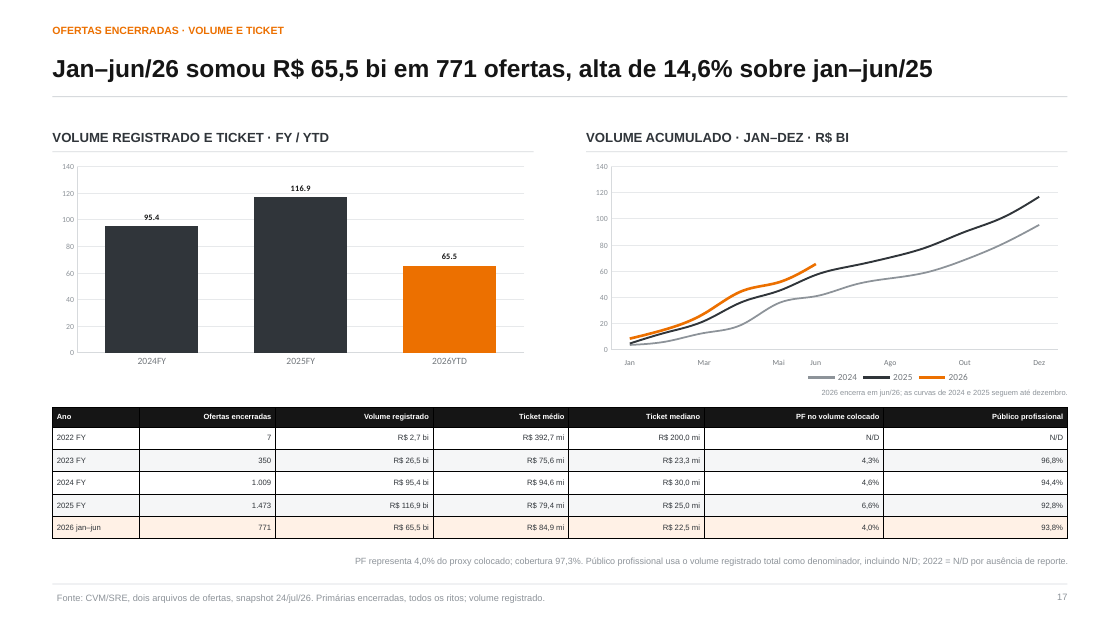
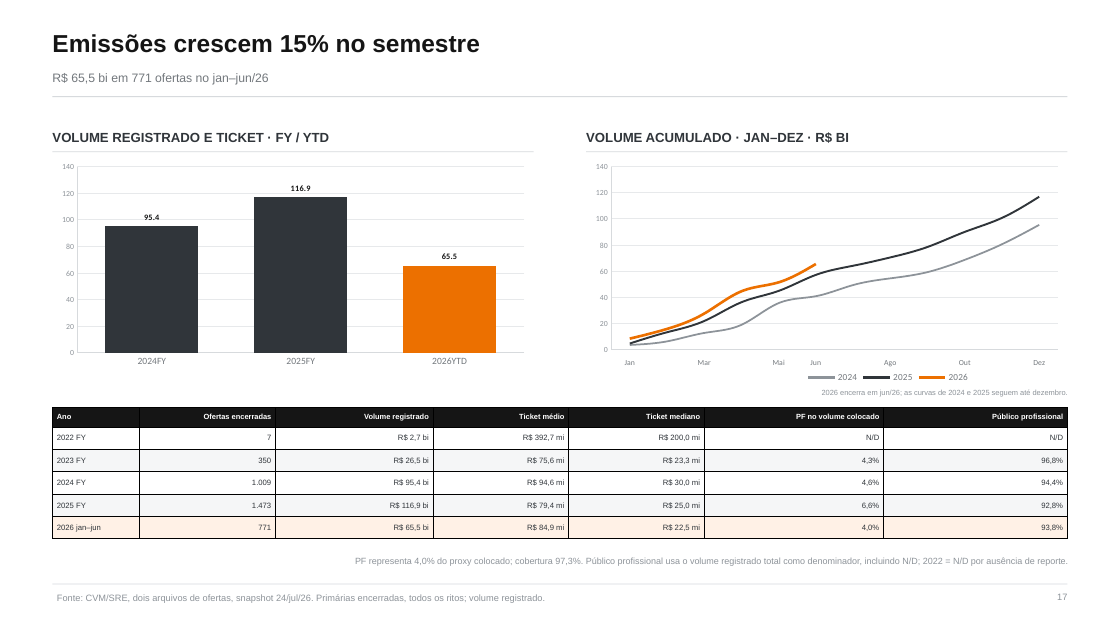
Before and after one commit to abalroar/fidc, a slide deck: slide 17 of data/industry_study/generated_revision/industry_executive_revised.pptx. Drawn at 1120x630 pixels with LibreOffice and Linux fonts; fonts in the diff are those of the drawing. Boxes give left, top, right and bottom in pixels: in the first picture for what was removed or moved away, otherwise in the second. Text is boxed around its words. In the diff, an @@ line names an element or a change of style, - is before the commit and + after.

```diff
--- a/data/industry_study/generated_revision/industry_executive_revised.pptx
+++ b/data/industry_study/generated_revision/industry_executive_revised.pptx
@@ text "Emissões crescem 15% no semestre" at [52,34,480,53]: vertical alignment top to middle @@
@@ text at [52,34,480,53]: text changed; size 9 to 21 pt; text colour #EC7000 to #151515 @@
-OFERTAS ENCERRADAS · VOLUME E TICKET
+Emissões crescem 15% no semestre
@@ text at [52,73,269,85]: text changed; size 21 to 10.5 pt; text colour #151515 to #73787D; bold off @@
-Jan–jun/26 somou R$ 65,5 bi em 771 ofertas, alta de 14,6% sobre jan–jun/25
+R$ 65,5 bi em 771 ofertas no jan–jun/26
```
Also in this commit, not shown: 16 other slides changed, 17 other files.
